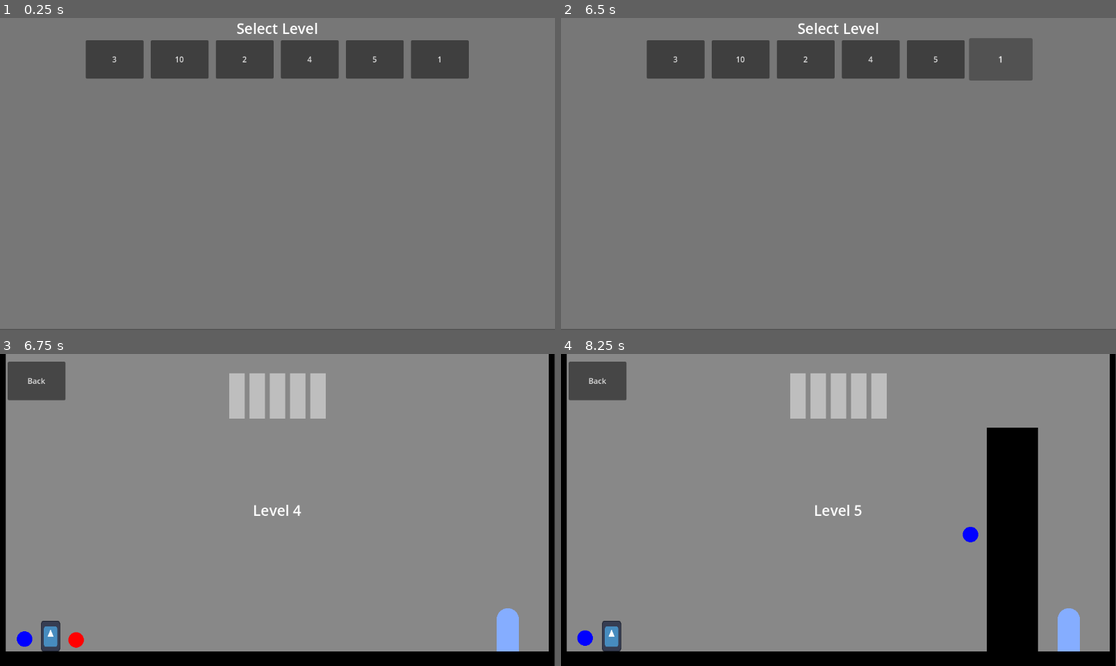
Above: before the commit, frames 1-4 (two rows, left to right).
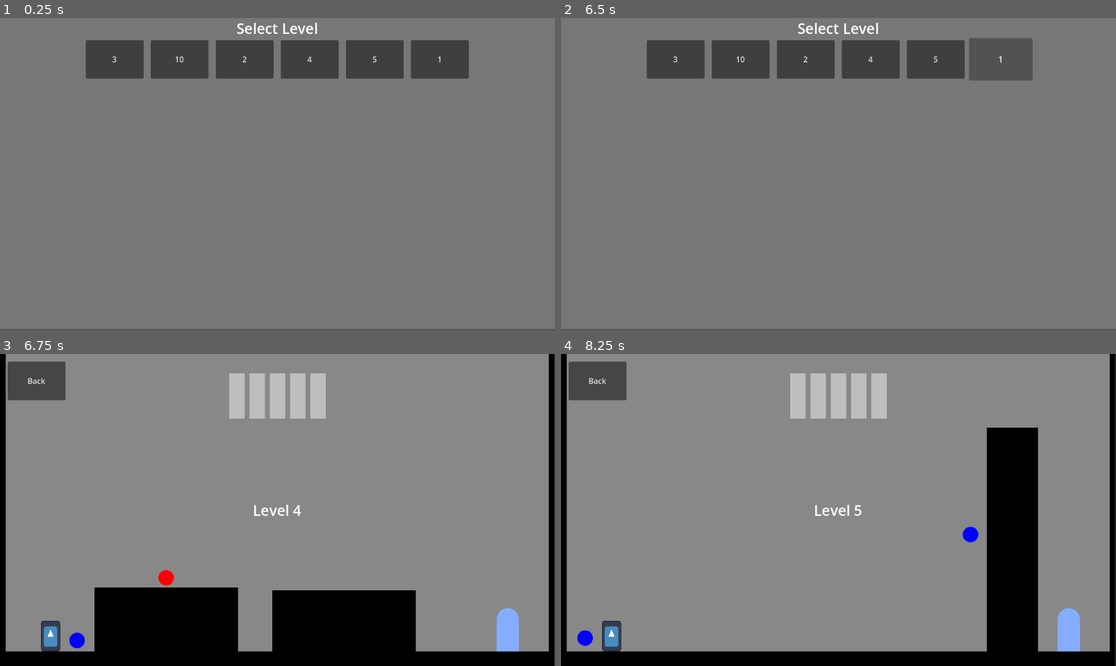
Above: after the commit, the same moments.

Repository: moaatt2/My-First-Game
Game: Godot game, scene res://scenes/level_select_screen.tscn
Two runs of this game, one before a commit and one after it. Both use one fixed random seed, a clock stepped at 60 frames per second and the inputs below. The engine's default icon, where the game draws it, is replaced by a stand-in: a white triangle on a blue panel in a dark square.
Inputs:
- Up to frame 1 (0.25 s): no input
- Up to frame 2 (6.5 s): click "10" at 0.5 s; click "Back" at 1.25 s; click "1" at 2 s; click "Back" at 2.75 s; click "3" at 3.5 s; click "Back" at 4.25 s; click "2" at 5 s; click "Back" at 5.75 s
- Up to frame 3 (6.75 s): click "4" at 6.5 s
- Up to frame 4 (8.25 s): click "Back" at 7.25 s; click "5" at 8 s

Frames 1-2 are identical in both runs. In frame 3, 11% of the frame differs, in the area x 3-75%, y 69-96%; in frame 4, nothing differs.

Commit message:
Add actual content for level 4.

Diff:
--- a/levels/level_04.tscn
+++ b/levels/level_04.tscn
@@ -1,16 +1,52 @@
-[gd_scene load_steps=4 format=3 uid="uid://pfn664jusae5"]
+[gd_scene load_steps=7 format=3 uid="uid://pfn664jusae5"]
 
 [ext_resource type="PackedScene" uid="uid://d1jto5xje8v3o" path="res://levels/level_01.tscn" id="1_vosiq"]
 [ext_resource type="PackedScene" uid="uid://ca2872q7qceir" path="res://scenes/ability_jump.tscn" id="2_hgv6m"]
 [ext_resource type="PackedScene" uid="uid://chl4syoif26l2" path="res://scenes/ability_dash.tscn" id="3_5p57d"]
+
+[sub_resource type="QuadMesh" id="QuadMesh_hgv6m"]
+
+[sub_resource type="RectangleShape2D" id="RectangleShape2D_5p57d"]
+size = Vector2(0.029800002, 0.013399931)
+
+[sub_resource type="RectangleShape2D" id="RectangleShape2D_hgv6m"]
+size = Vector2(0.029800002, 0.012699945)
 
 [node name="Level1" instance=ExtResource("1_vosiq")]
 
 [node name="Label" parent="CenterContainer" index="0"]
 text = "Level 4"
 
-[node name="Jump" parent="." index="8" instance=ExtResource("2_hgv6m")]
-position = Vector2(51, 592)
+[node name="Obstacle 1" type="StaticBody2D" parent="." index="8"]
+position = Vector2(100.99914, -4848.0005)
+scale = Vector2(10000, 10000)
 
-[node name="Dash" parent="." index="10" instance=ExtResource("3_5p57d")]
-position = Vector2(158, 594)
+[node name="MeshInstance2D" type="MeshInstance2D" parent="Obstacle 1" index="0"]
+modulate = Color(0, 0, 0, 1)
+position = Vector2(0.024399877, 0.5399499)
+scale = Vector2(0.029800007, 0.013299979)
+mesh = SubResource("QuadMesh_hgv6m")
+
+[node name="CollisionShape2D" type="CollisionShape2D" parent="Obstacle 1" index="1"]
+position = Vector2(0.024400078, 0.53995)
+shape = SubResource("RectangleShape2D_5p57d")
+
+[node name="Obstacle 2" type="StaticBody2D" parent="." index="9"]
+position = Vector2(100.99914, -4848.0005)
+scale = Vector2(10000, 10000)
+
+[node name="MeshInstance2D" type="MeshInstance2D" parent="Obstacle 2" index="0"]
+modulate = Color(0, 0, 0, 1)
+position = Vector2(0.061300516, 0.5402498)
+scale = Vector2(0.029800005, 0.012699822)
+mesh = SubResource("QuadMesh_hgv6m")
+
+[node name="CollisionShape2D" type="CollisionShape2D" parent="Obstacle 2" index="1"]
+position = Vector2(0.061300065, 0.54025)
+shape = SubResource("RectangleShape2D_hgv6m")
+
+[node name="Jump" parent="." index="10" instance=ExtResource("2_hgv6m")]
+position = Vector2(160, 595)
+
+[node name="Dash" parent="." index="12" instance=ExtResource("3_5p57d")]
+position = Vector2(345, 465)
